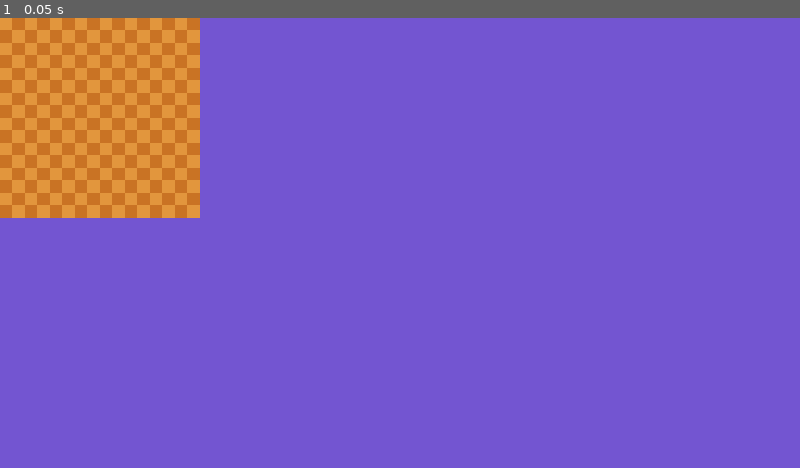
Above: before the commit, frame 1.
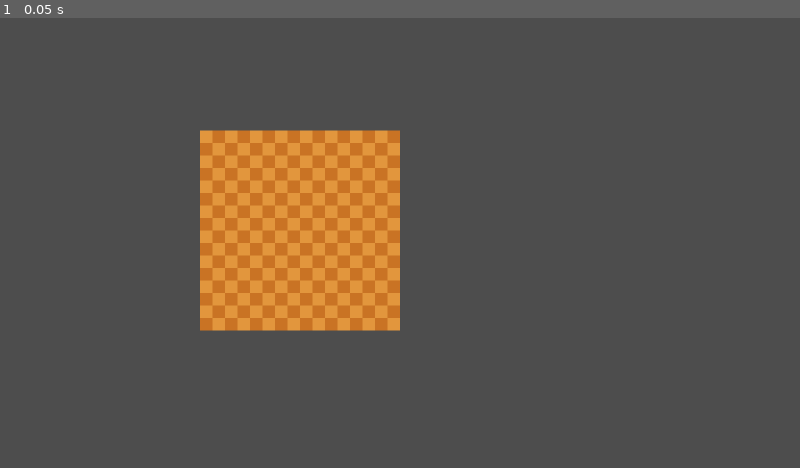
Above: after the commit, the same moment.

Repository: TobiMercader/Iterative-Mushburg
Game: Godot game, scene res://scenes/World.tscn
Same seed, same stepped clock (60 frames per second), same inputs: the game is played once before the commit and once after it.
Inputs:
- Up to frame 1 (0.05 s): no input

The runs differ from the first frame. In frame 1, 100% of the frame differs, in the area x 0-100%, y 0-100%.

Commit message:
Changed camera systems to 2D

Diff:
--- a/Scripts/BuilderNode.gd
+++ b/Scripts/BuilderNode.gd
@@ -6,24 +6,20 @@
 var current_rect
 
 var building = preload("res://scenes/node_wall.tscn")
-var building_surface = [Vector3i.ZERO]
+var building_surface = [Vector2i.ZERO]
 
-func _input(InputEvent):
+func _input(event):
 	if Input.is_key_pressed(KEY_1):
 		building = preload("res://scenes/test_building.tscn")
-		building_surface = [Vector3i(0, 0, 0), Vector3i(-1, 0, 0), Vector3i(0, -1, 0), Vector3i(-1, -1, 0)]
+		building_surface = [Vector2i(0, 0), Vector2i(-1, 0), Vector2i(0, -1), Vector2i(-1, -1)]
 	elif Input.is_key_pressed(KEY_2):
 		building = preload("res://scenes/node_wall.tscn")
-		building_surface = [Vector3i.ZERO]
+		building_surface = [Vector2i.ZERO]
 	elif Input.is_key_pressed(KEY_3):
 		building = preload("res://scenes/troop_node.tscn")
-		building_surface = [Vector3i.ZERO]
+		building_surface = [Vector2i.ZERO]
 
-
-
-func _process(delta):
-
-	if !camera.rayResult.is_empty():
+	if event.is_action_pressed("left_mouse"):
 
 		var is_placeable = true
 		#converts the float axis into hole numbers
@@ -46,12 +42,6 @@
 
 
 func _placeBuilding():
-	print("colocado")
 	var placed_building = building.instantiate()
 	add_child(placed_building)
 	placed_building.position = Vector3(camera.mouseWorld.x, 1, camera.mouseWorld.y)
-	if placed_building.is_in_group("buildings"):
-		emit_signal("building_placed")
-		print("yes i am")
-
-#signal building_placed()
--- a/Scripts/TerrainGenerator.gd
+++ b/Scripts/TerrainGenerator.gd
@@ -1,4 +1,4 @@
-extends Node3D
+extends Node2D
 
 var size = 16
 var grid: Array
--- /dev/null
+++ b/scenes/Camera2D.gd
@@ -0,0 +1 @@
+extends Camera2D
--- a/scenes/World.tscn
+++ b/scenes/World.tscn
@@ -1,16 +1,9 @@
-[gd_scene load_steps=8 format=3 uid="uid://tqwffp2sn7v4"]
+[gd_scene load_steps=7 format=3 uid="uid://tqwffp2sn7v4"]
 
 [ext_resource type="Script" path="res://Scripts/BuilderNode.gd" id="1_rnwa5"]
 [ext_resource type="Script" path="res://scenes/WorldCamera.gd" id="1_v0qsb"]
 [ext_resource type="Script" path="res://Scripts/TerrainGenerator.gd" id="2_5jump"]
 [ext_resource type="Texture2D" uid="uid://s2coxt7fys38" path="res://assets/it_mb tileset square.png" id="2_c0uca"]
-
-[sub_resource type="Environment" id="Environment_4ix2a"]
-background_mode = 1
-background_color = Color(0.321569, 0.239216, 0.584314, 1)
-background_energy_multiplier = 1.4
-fog_sun_scatter = 0.75
-fog_density = 0.0003
 
 [sub_resource type="TileSetAtlasSource" id="TileSetAtlasSource_chsvo"]
 texture = ExtResource("2_c0uca")
@@ -22,26 +15,12 @@
 [sub_resource type="TileSet" id="TileSet_ss1d8"]
 sources/0 = SubResource("TileSetAtlasSource_chsvo")
 
-[node name="WorldNode" type="Node3D"]
+[node name="WorldNode" type="Node2D"]
 
-[node name="WorldEnvironment" type="WorldEnvironment" parent="."]
-environment = SubResource("Environment_4ix2a")
-
-[node name="DirectionalLight3D" type="SpotLight3D" parent="."]
-transform = Transform3D(0.657922, 0.716473, 0.231962, -0.332507, -9.83851e-08, 0.943101, 0.675706, -0.697615, 0.238232, 12.5496, 17.3036, 12.534)
-light_energy = 13.556
-light_size = 1.0
-shadow_enabled = true
-spot_range = 31.014
-spot_attenuation = 0.517632
-spot_angle = 35.0
-
-[node name="WorldCamera" type="Camera3D" parent="."]
-transform = Transform3D(0.999982, 0, 0, 0, 0.500037, 0, 0, 0, 0, 256, 144, 0)
+[node name="WorldCamera" type="Camera2D" parent="."]
+position = Vector2(256, 144)
+scale = Vector2(0.999982, 0.500037)
 script = ExtResource("1_v0qsb")
-
-[node name="RayCast3D" type="RayCast3D" parent="WorldCamera"]
-transform = Transform3D(1, 0, -2.32831e-10, -4.65661e-10, 1, -2.98023e-08, 0, 2.98023e-08, 1, 0, 0, 0)
 
 [node name="GridMap" type="TileMap" parent="."]
 tile_set = SubResource("TileSet_ss1d8")
@@ -49,7 +28,7 @@
 layer_0/tile_data = PackedInt32Array(0, 65536, 0, 131072, 65536, 0, 262144, 65536, 0, 393216, 65536, 0, 524288, 65536, 0, 655360, 65536, 0, 786432, 65536, 0, 917504, 65536, 0)
 metadata/_editor_floor_ = Vector3(0, 3, 0)
 
-[node name="TerrainGenerator" type="Node3D" parent="GridMap"]
+[node name="TerrainGenerator" type="Node2D" parent="GridMap"]
 script = ExtResource("2_5jump")
 
 [node name="BuilderNode" type="Node" parent="."]
--- a/scenes/WorldCamera.gd
+++ b/scenes/WorldCamera.gd
@@ -1,28 +1,9 @@
-extends Camera3D
-#we have to change it to a 2d camera
-
-
-@onready var world = $".."
+extends Camera2D
 
 var rayResult
 
 var mouseWorld
 
 func _process(delta):
-#gets the mouse position relative to the screen
-	var posMouse = get_viewport().get_mouse_position()
-	#creates a ray that goes in the direction between the center of the camera and the point
-	#of the mouse on hte camera frame
-	var rayMouseFrom = self.project_ray_origin(posMouse)
-	#cerates a point that goes from the previous point to a point in the direction of the ray
-	#but 100 points foward
-	var rayMouseTo =  rayMouseFrom + self.project_ray_normal(posMouse) * 100
-	#creates a ray query, used to get info from the ray
-	var rayQuery = PhysicsRayQueryParameters3D.create(rayMouseFrom, rayMouseTo, 1)
-	#reference to the world space (coordinates etc..)
-	var worldSpace = world.get_world_3d().direct_space_state
-	#gets the point that intersected with a collider
-	rayResult = worldSpace.intersect_ray(rayQuery)
-
-	if !rayResult.is_empty():
-		mouseWorld = Vector3i(rayResult.position.x, rayResult.position.z, rayResult.position.y)
+	mouseWorld = Vector2i(get_global_mouse_position() / 16)
+	print(mouseWorld)
